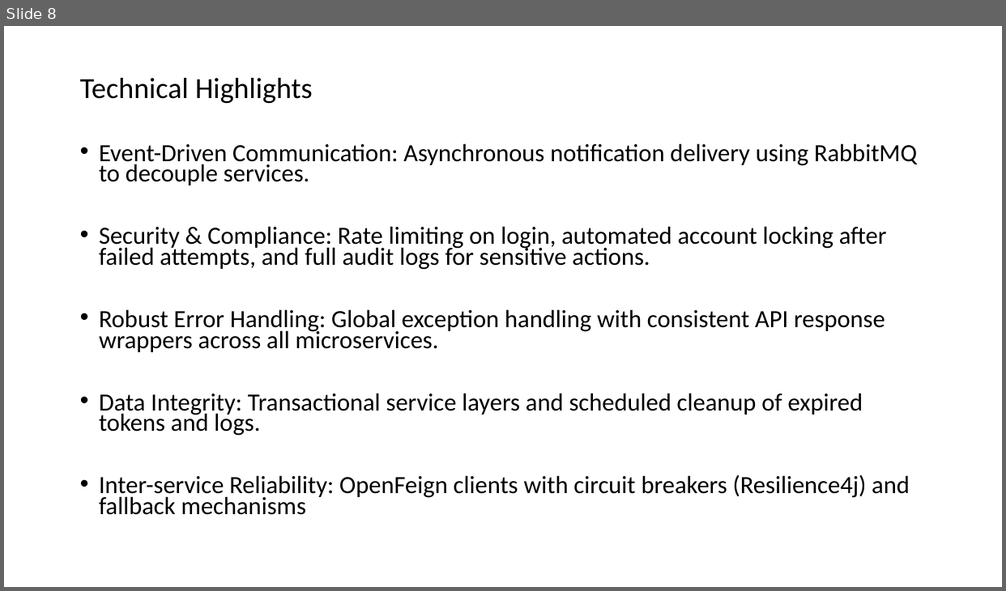
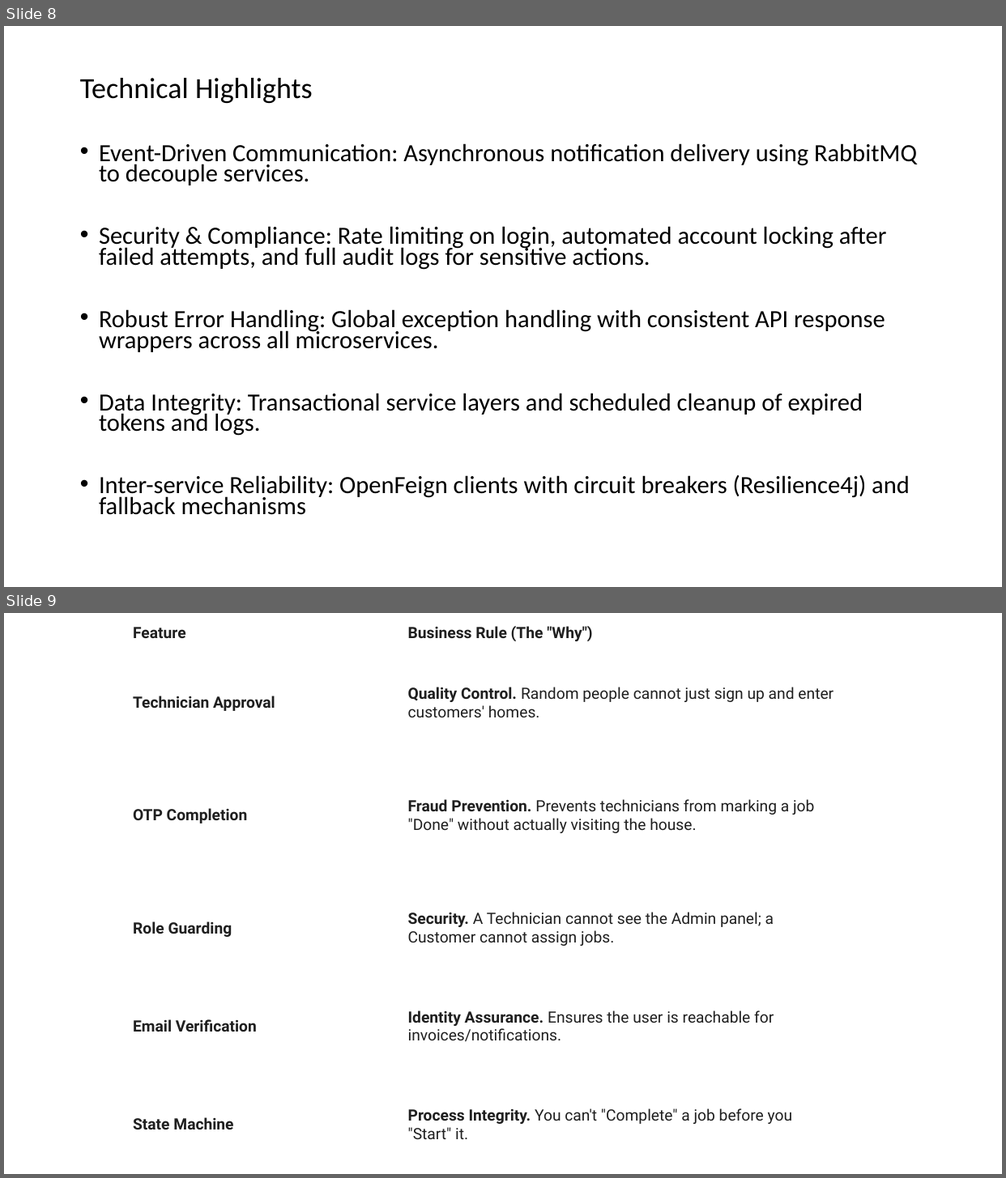
Before and after one commit to JOEL-BINU-PHILIP/Capstone-Project-Backend, a slide deck: Capstone Project Review.pptx. Shown one above the other, each under a label of ours: slide 8 before the commit, slides 8 and 9 after it. The pictures are 1006x591 and 1006x1178 pixels, drawn with LibreOffice and Linux fonts; fonts in the diff are those of the drawing. Boxes give left, top, right and bottom in pixels: in the first picture for what was removed or moved away, otherwise in the second. Text is boxed around its words. In the diff, an @@ line names an element or a change of style, - is before the commit and + after.

Commit message:
Updated ppt to add business rules slide

```diff
--- a/Capstone Project Review.pptx
+++ b/Capstone Project Review.pptx
@@ slide 9 added at [4, 613, 1002, 1174], background #FFFFFF @@
@@ table added at [127, 613, 841, 1174], 6 rows, 2 columns @@
+Feature | Business Rule (The "Why")
+Technician Approval | Quality Control. Random people cannot just sign up and enter customers' homes.
+OTP Completion | Fraud Prevention. Prevents technicians from marking a job "Done" without actually visiting the house.
+Role Guarding | Security. A Technician cannot see the Admin panel; a Customer cannot assign jobs.
+Email Verification | Identity Assurance. Ensures the user is reachable for invoices/notifications.
+State Machine | Process Integrity. You can't "Complete" a job before you "Start" it.
```
Also in this commit, not shown: 1 slide changed, 1 other file.
